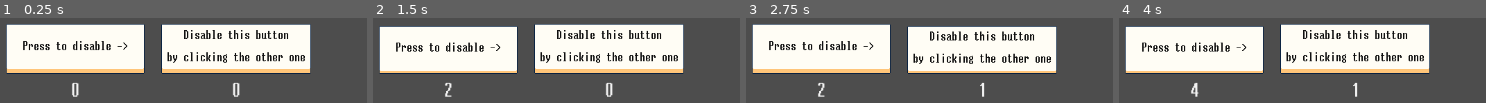
Above: before the commit, frames 1-4 (left to right).
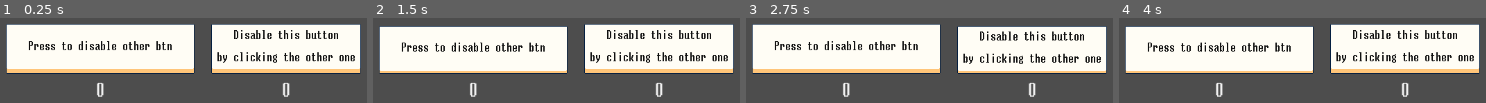
Above: after the commit, the same moments.

Repository: justin-calleja/godot-misc
Game: Godot game, scene res://scenes/btn_disable_another/main.tscn
Same seed, same stepped clock (60 frames per second), same inputs: the game is played once before the commit and once after it.
Inputs:
- Up to frame 1 (0.25 s): no input
- Up to frame 2 (1.5 s): click "Press to disable ->" (after the commit: "Press to disable other btn") at 0.5 s; click "Press to enable ->" (after the commit: "Press to enable other btn") at 1.25 s
- Up to frame 3 (2.75 s): click "Disable this button by clicki…" at 2 s
- Up to frame 4 (4 s): click "Press to disable ->" (after the commit: "Press to disable other btn") at 2.75 s; click "Press to enable ->" (after the commit: "Press to enable other btn") at 3.5 s

The runs differ from the first frame. In frame 1, 19% of the frame differs, in the area x 6-99%, y 7-93%; in frame 2, 19%; in frame 3, 19%; in frame 4, 19%.

Commit message:
TNode

Diff:
--- a/scenes/btn_disable_another/main.tscn
+++ b/scenes/btn_disable_another/main.tscn
@@ -1,62 +1,45 @@
-[gd_scene load_steps=9 format=3 uid="uid://qf7kjmn0qffk"]
+[gd_scene load_steps=7 format=3 uid="uid://qf7kjmn0qffk"]
 
 [ext_resource type="PackedScene" uid="uid://tlartynj2n3e" path="res://scenes/btn/button_large.tscn" id="1_0f8q8"]
 [ext_resource type="Script" path="res://scenes/btn_disable_another/src_and_target_btns.gd" id="1_1nk75"]
-[ext_resource type="Script" path="res://scripts/Node/on_parent_signal.gd" id="2_eh23m"]
 [ext_resource type="LabelSettings" uid="uid://dr6l7gegmej14" path="res://resources/madoufutomarugothic_normal_2_white.tres" id="3_jmax1"]
-[ext_resource type="Script" path="res://scripts/base_button/btn_with_sf_disabled.gd" id="4_wvgej"]
 
-[sub_resource type="GDScript" id="GDScript_ef8gq"]
-resource_name = "toggle_target_btn_disabled.gd"
-script/source = "@tool
-extends HasBtnWithSfDisabled
+[sub_resource type="GDScript" id="GDScript_2pd1j"]
+resource_name = "OnSrcBtnPressed"
+script/source = "extends TNode
+
+var _parent: SrcAndTargetBtns
 
 
-func on_pressed() -> void:
-	if btn_with_sf_disabled.disabled:
-		btn_with_sf_disabled.enable()
-	else:
-		btn_with_sf_disabled.disable()
-"
-
-[sub_resource type="GDScript" id="GDScript_rh73t"]
-resource_name = "update_label.gd"
-script/source = "@tool
-extends HasLabel
-
-var counter = 0
-
 func _ready():
-	super()
-	label.text = str(counter)
-
-
-func on_pressed() -> void:
-	counter += 1
-	label.text = str(counter)
-
+	_parent = get_parent()
+	traverseBF(\"on_ready\", _parent)
+	_parent.src_btn.pressed.connect(traverseBF.bind(\"on_src_btn_pressed\", _parent))
 
 "
 
-[sub_resource type="GDScript" id="GDScript_ajv0n"]
-resource_name = "set_pressed_btn_text"
-script/source = "@tool
-extends HasBtn
+[sub_resource type="GDScript" id="GDScript_upocu"]
+resource_name = "ToggleTargetBtnDisabledState.gd"
+script/source = "extends TNode
 
-@export var text_when_enabled: String
-@export var text_when_disabled: String
-@export var text_when_ready: String
+func on_src_btn_pressed(context: SrcAndTargetBtns) -> void:
+	context.target_btn.disabled = not context.target_btn.disabled
+"
+
+[sub_resource type="GDScript" id="GDScript_q8xvy"]
+resource_name = "ToggleSrcBtnText.gd"
+script/source = "extends TNode
+
+var text_when_enabled = \"Press to disable other btn\"
+var text_when_disabled = \"Press to enable other btn\"
+var text_when_ready = text_when_enabled
+
+func on_ready(context: SrcAndTargetBtns):
+	context.src_btn.text = text_when_ready
 
 
-func _ready():
-	super()
-	if not text_when_ready.is_empty():
-		btn.text = text_when_ready
-
-
-func on_disabled_change(is_disabled: bool) -> void:
-	btn.text = text_when_disabled if is_disabled else text_when_enabled
-
+func on_src_btn_pressed(context: SrcAndTargetBtns) -> void:
+	context.src_btn.text = text_when_disabled if context.target_btn.disabled else text_when_enabled
 "
 
 [node name="Tmp1" type="Control"]
@@ -83,23 +66,10 @@
 theme_override_constants/separation = 12
 
 [node name="Btn" parent="MC/HBox/VBoxContainer" instance=ExtResource("1_0f8q8")]
-custom_minimum_size = Vector2(200, 2.08165e-12)
+custom_minimum_size = Vector2(272, 2.08165e-12)
 layout_mode = 2
 size_flags_vertical = 3
-text = "Press to disable ->"
-
-[node name="OnParentPressed" type="Node" parent="MC/HBox/VBoxContainer/Btn"]
-script = ExtResource("2_eh23m")
-callback_name = "on_pressed"
-signal_name = "pressed"
-
-[node name="ToggleTargetBtnDisabled" type="Node" parent="MC/HBox/VBoxContainer/Btn/OnParentPressed" node_paths=PackedStringArray("btn_with_sf_disabled")]
-script = SubResource("GDScript_ef8gq")
-btn_with_sf_disabled = NodePath("../../../../VBoxContainer2/TargetBtn")
-
-[node name="UpdateLabel" type="Node" parent="MC/HBox/VBoxContainer/Btn/OnParentPressed" node_paths=PackedStringArray("label")]
-script = SubResource("GDScript_rh73t")
-label = NodePath("../../../Label")
+text = "init: press to disable other btn"
 
 [node name="Label" type="Label" parent="MC/HBox/VBoxContainer"]
 layout_mode = 2
@@ -116,28 +86,6 @@
 text = "Disable this button
 
 by clicking the other one"
-script = ExtResource("4_wvgej")
-
-[node name="OnParentDisabled" type="Node" parent="MC/HBox/VBoxContainer2/TargetBtn"]
-script = ExtResource("2_eh23m")
-callback_name = "on_disabled_change"
-signal_name = "sf_disabled"
-
-[node name="SetText" type="Node" parent="MC/HBox/VBoxContainer2/TargetBtn/OnParentDisabled" node_paths=PackedStringArray("btn")]
-script = SubResource("GDScript_ajv0n")
-text_when_enabled = "Press to disable ->"
-text_when_disabled = "Press to enable ->"
-text_when_ready = "Press to disable ->"
-btn = NodePath("../../../../VBoxContainer/Btn")
-
-[node name="OnParentPressed" type="Node" parent="MC/HBox/VBoxContainer2/TargetBtn"]
-script = ExtResource("2_eh23m")
-callback_name = "on_pressed"
-signal_name = "pressed"
-
-[node name="UpdateLabel" type="Node" parent="MC/HBox/VBoxContainer2/TargetBtn/OnParentPressed" node_paths=PackedStringArray("label")]
-script = SubResource("GDScript_rh73t")
-label = NodePath("../../../Label")
 
 [node name="Label" type="Label" parent="MC/HBox/VBoxContainer2"]
 layout_mode = 2
@@ -150,4 +98,11 @@
 src_btn = NodePath("../MC/HBox/VBoxContainer/Btn")
 target_btn = NodePath("../MC/HBox/VBoxContainer2/TargetBtn")
 
-[node name="Node" type="Node" parent="SrcAndTargetBtns"]
+[node name="OnSrcBtnPressed" type="Node" parent="SrcAndTargetBtns"]
+script = SubResource("GDScript_2pd1j")
+
+[node name="ToggleTargetBtnDisabledState" type="Node" parent="SrcAndTargetBtns/OnSrcBtnPressed"]
+script = SubResource("GDScript_upocu")
+
+[node name="ToggleSrcBtnText" type="Node" parent="SrcAndTargetBtns/OnSrcBtnPressed/ToggleTargetBtnDisabledState"]
+script = SubResource("GDScript_q8xvy")
--- a/scripts/Node/TNode.gd
+++ b/scripts/Node/TNode.gd
@@ -6,9 +6,10 @@
 ## (see: https://docs.godotengine.org/en/stable/tutorials/scripting/gdscript/gdscript_documentation_comments.html)
 ##
 
-func traverseBF(fn_name: String, rootNode: TNode) -> void:
+func traverseBF(fn_name: String, context: Variant) -> void:
 	if has_method(fn_name):
-		call(fn_name, rootNode)
+		print("Visiting ", self.name)
+		call(fn_name, context)
 
 	for child in get_children():
-		child.traverseBF(fn_name, rootNode)
+		child.traverseBF(fn_name, context)
